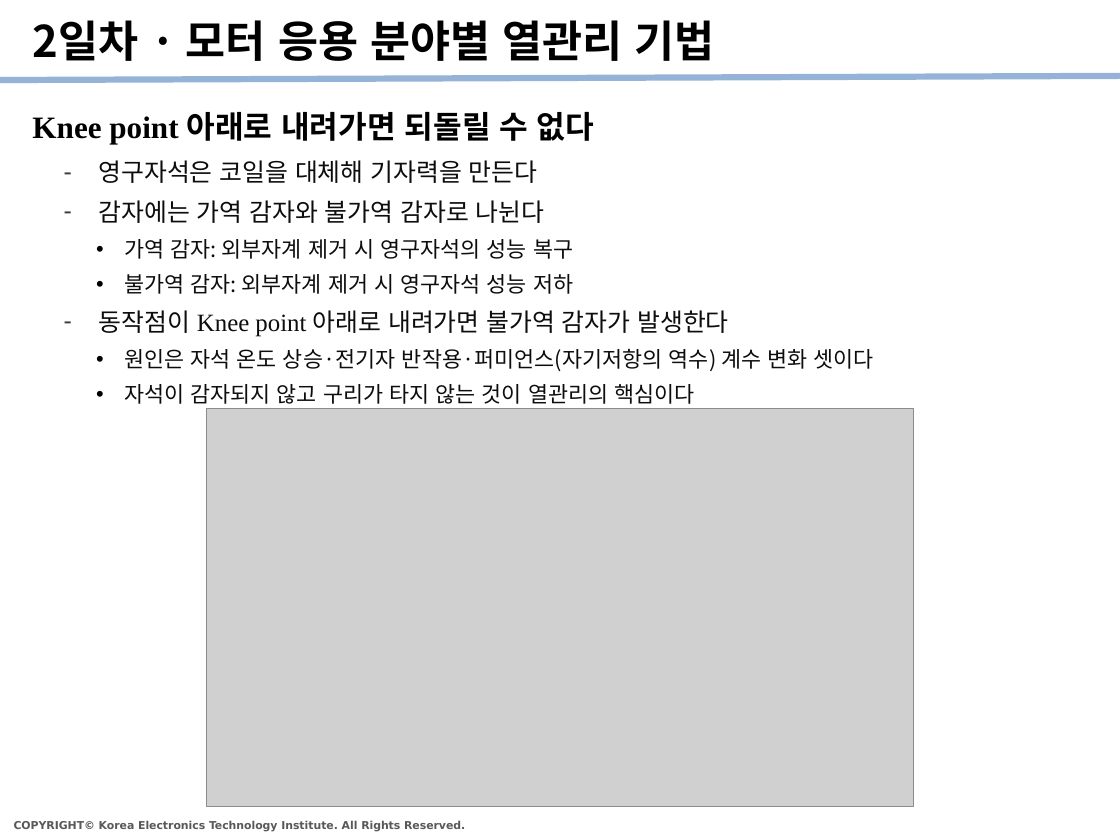
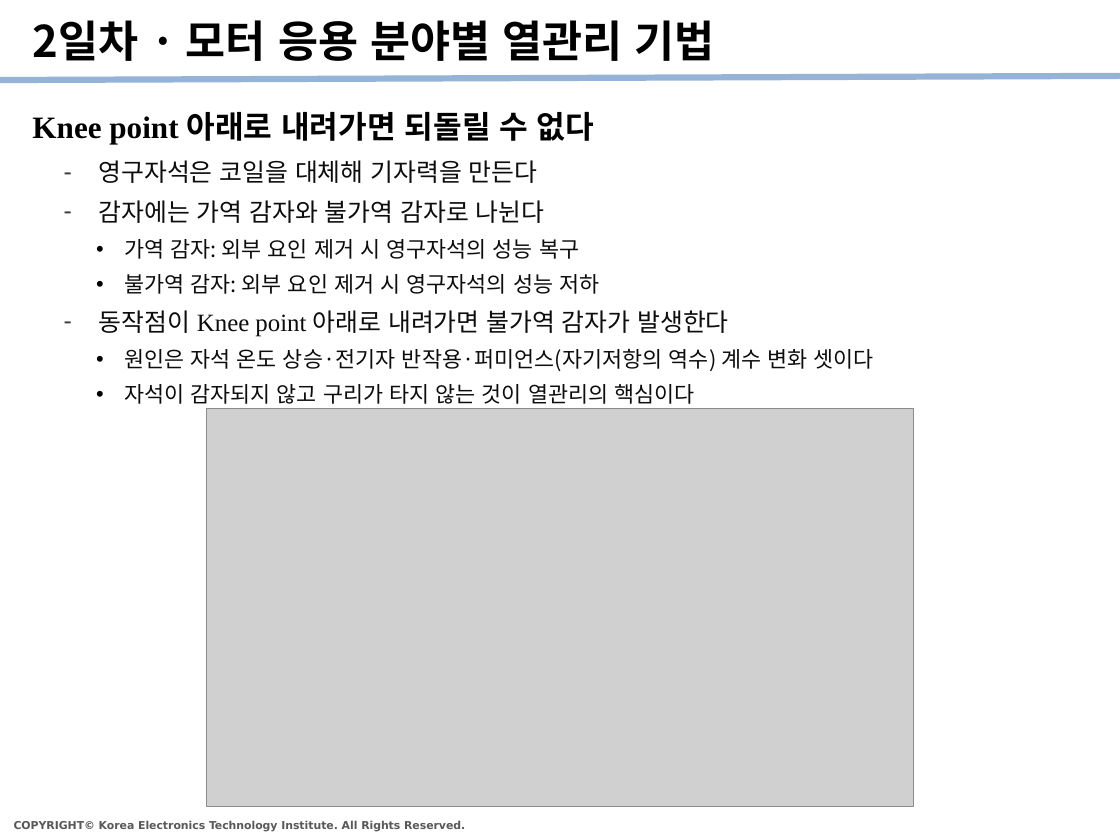
Before and after one commit to kybeen0521/PHM_Edu, a slide deck: slide 10 of Templates/PHM강좌_수강정리_v1.pptx. Drawn at 1120x840 pixels with LibreOffice and Linux fonts; fonts in the diff are those of the drawing; grey boxes stand for pictures. Boxes give left, top, right and bottom in pixels: in the first picture for what was removed or moved away, otherwise in the second. Text is boxed around its words. In the diff, an @@ line names an element or a change of style, - is before the commit and + after.

```diff
--- a/Templates/PHM강좌_수강정리_v1.pptx
+++ b/Templates/PHM강좌_수강정리_v1.pptx
@@ text at box(124, 239, 599, 294): text changed @@
-    • 가역 감자: 외부자계 제거 시 영구자석의 성능 복구
-    • 불가역 감자: 외부자계 제거 시 영구자석 성능 저하
+    • 가역 감자: 외부 요인 제거 시 영구자석의 성능 복구
+    • 불가역 감자: 외부 요인 제거 시 영구자석의 성능 저하
```
Also in this commit, not shown: 7 other slides changed.
